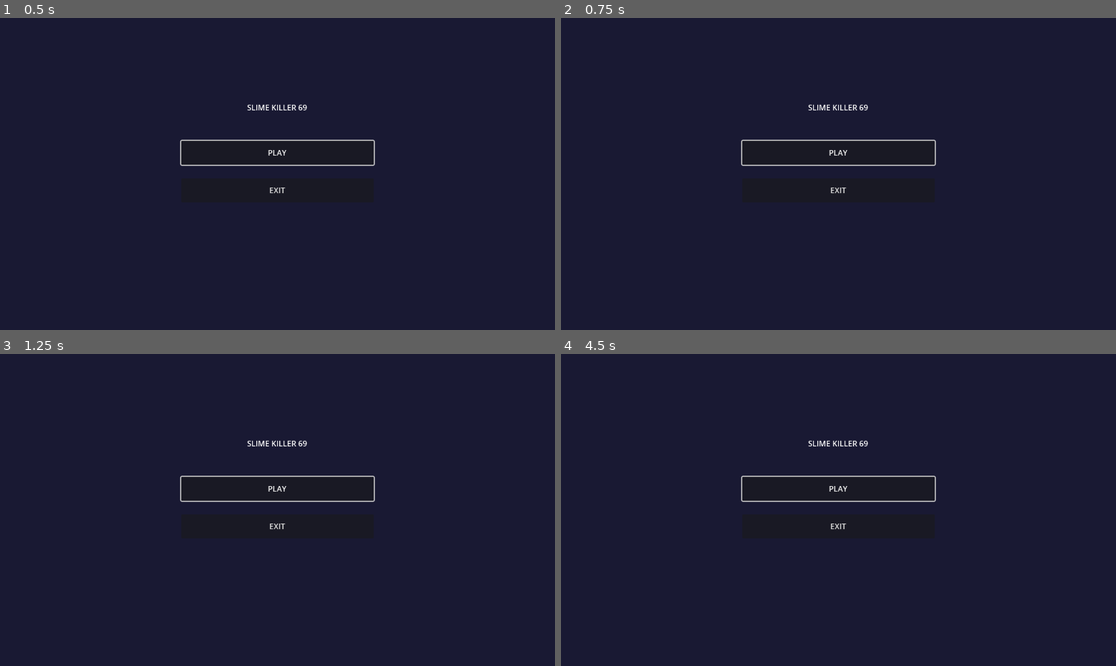
Above: before the commit, frames 1-4 (two rows, left to right).
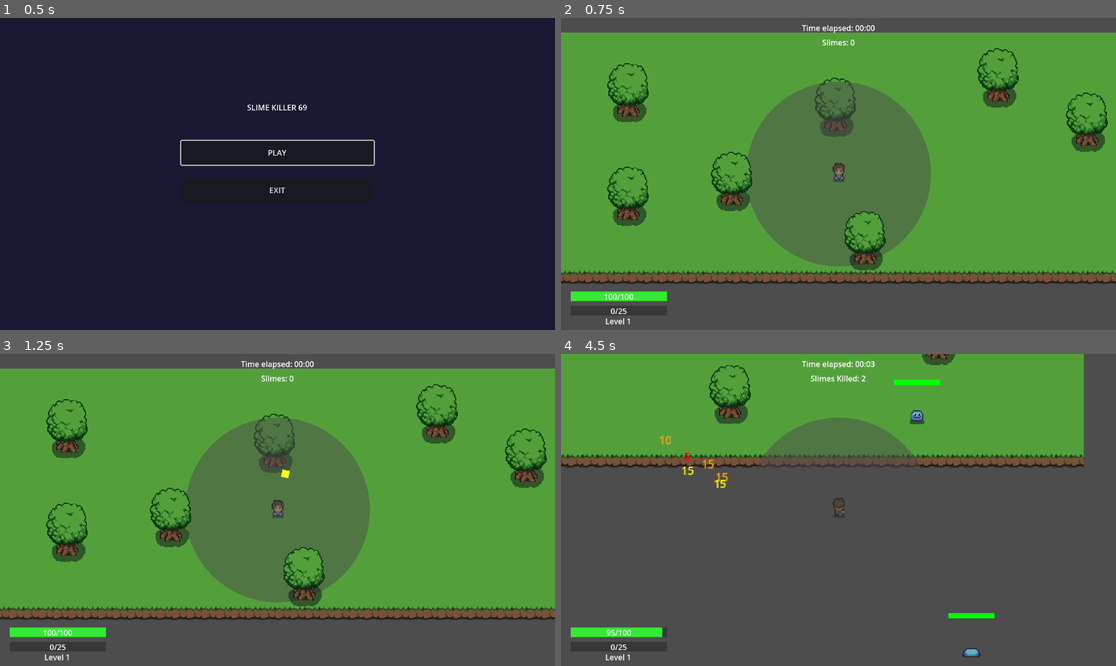
Above: after the commit, the same moments.

Repository: lujack88/survivor_game_clone
Game: Godot game, scene res://scenes/MainMenu.tscn
Two runs of this game, one before a commit and one after it. Both use one fixed random seed, a clock stepped at 60 frames per second and the inputs below.
Inputs (mouse positions are in pixels of both pictures, inside the frame that each line leads up to):
- Up to frame 1 (0.5 s): no input
- Up to frame 2 (0.75 s): click "PLAY" at 0.5 s
- Up to frame 3 (1.25 s): no input
- Up to frame 4 (4.5 s): click (838, 488) at 1.25 s, where only the run before the commit has a clickable "PLAY"; hold D (move_right) 2.03-2.78 s; hold S (move_down) 2.78-3.53 s; hold D (move_right) 3.53-4.28 s; hold W (move_up) from 4.28 s (still down)

Frame 1 is identical in both runs. In frame 2, 100% of the frame differs, in the area x 0-100%, y 0-100%; in frame 3, 100%; in frame 4, 100%.

Commit message:
bug fix for magnet not picking up all orbs

Diff:
--- a/scripts/pickups/magnet_drop.gd
+++ b/scripts/pickups/magnet_drop.gd
@@ -4,10 +4,8 @@
 
 # Magnet properties
 @export var pickup_radius: float = 30.0
-@export var drop_chance: float = 0.5  # 50% drop chance
+@export var drop_chance: float = 0.05  # 5% drop chance (rare and powerful!)
 @export var magnet_range: float = 80.0  # Range where magnet is attracted to player
-@export var pickup_range_increase: float = 15000.0  # How much to increase player's pickup range
-@export var effect_duration: float = 1.0  # How long the effect lasts in seconds
 
 # Visual and physics
 var sprite: Sprite2D
@@ -160,27 +158,34 @@
 	pickup_tween.tween_callback(_finalize_pickup.bind(player))
 
 func _finalize_pickup(player):
-	# Apply pickup range boost to player
-	apply_pickup_range_boost(player)
+	# Vampire Survivors style: Instantly magnetize ALL XP orbs on screen!
+	magnetize_all_xp_orbs()
 
-	print("Magnet used! Player pickup range increased by ", pickup_range_increase, " for ", effect_duration, " seconds")
+	print("MAGNET! All XP orbs are being attracted!")
+
+	# Wait a frame before removing to ensure all orbs are processed
+	await get_tree().process_frame
 
 	# Remove the magnet
 	queue_free()
 
-func apply_pickup_range_boost(player):
-	# Check if player has a pickup range boost system
-	if player.has_method("apply_pickup_range_boost"):
-		player.apply_pickup_range_boost(pickup_range_increase, effect_duration)
-	else:
-		# Fallback: add the boost system if it doesn't exist
-		add_pickup_boost_to_player(player)
+func magnetize_all_xp_orbs():
+	# Find all XP orbs in the scene
+	var all_xp_orbs = get_tree().get_nodes_in_group("xp_orbs")
 
-func add_pickup_boost_to_player(player):
-	# Create a temporary effect node to handle the pickup range boost
-	var boost_effect = Node.new()
-	boost_effect.name = "PickupRangeBoost"
-	boost_effect.set_script(preload("res://scripts/pickups/pickup_range_boost.gd"))
+	print("🧲 MAGNET ACTIVATED! Found ", all_xp_orbs.size(), " XP orbs to magnetize!")
 
-	player.add_child(boost_effect)
-	boost_effect.apply_boost(pickup_range_increase, effect_duration)
+	var magnetized_count = 0
+	# Force every orb to become magnetized instantly
+	for orb in all_xp_orbs:
+		if orb and is_instance_valid(orb):
+			# Force magnetism on this orb
+			if orb.has_method("force_magnetize"):
+				orb.force_magnetize()
+				magnetized_count += 1
+			else:
+				# Fallback: directly set magnetized state
+				orb.is_magnetized = true
+				magnetized_count += 1
+
+	print("✅ Successfully magnetized ", magnetized_count, " / ", all_xp_orbs.size(), " orbs!")
--- a/scripts/pickups/xp_orb.gd
+++ b/scripts/pickups/xp_orb.gd
@@ -23,6 +23,9 @@
 var velocity: Vector2 = Vector2.ZERO
 
 func _ready():
+	# Add to xp_orbs group for magnet pickup
+	add_to_group("xp_orbs")
+
 	# Set up collision detection for player pickup
 	collision_layer = 0    # This orb doesn't block anything
 	collision_mask = 1     # Detect player on layer 1 (player layer)
@@ -158,6 +161,10 @@
 	tween.tween_method(_animate_pulse, 1.0, 1.4, 0.3)
 	tween.tween_method(_animate_pulse, 1.4, 1.0, 0.3)
 
+# Public method for magnet pickup to force magnetism
+func force_magnetize():
+	start_magnetism()
+
 # stop_magnetism() removed - orbs stay magnetized once activated
 
 func _on_body_entered(body):
--- a/scripts/ui/MainMenu.gd
+++ b/scripts/ui/MainMenu.gd
@@ -8,7 +8,7 @@
 
 func _on_play_button_pressed():
 	# Load the main game scene
-	get_tree().change_scene_to_file("res://scenes/MainMenu.tscn")
+	get_tree().change_scene_to_file("res://scenes/world.tscn")
 
 func _on_exit_button_pressed():
 	# Exit the game
Not shown, added: export_presets.cfg
